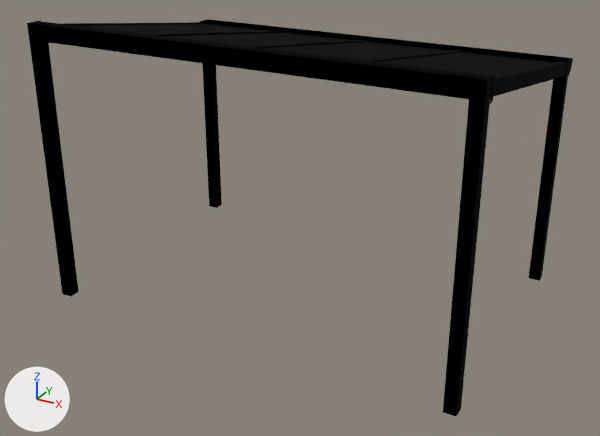
The glTF model models/Ribolla_4m_250.glb as it was, and as the next commit left it.
Both versions are drawn from a 50 mm camera at (5.55, -7.88, 3.99) aimed at (2.06, -1.52, 0.82). Lighting does not change. The marker at lower left points along +X, +Y and +Z. The picture after the commit comes second. Where no turn or scale is listed for an object, it has been applied to the vertices. Vertices at exactly the same position are counted once.

In view in the first picture: 'beam_centre_002', 'beam_end_left_003', 'beam_end_left_003.001', 'beam_wall_406_002', 'gutter_classic_002', 'gutter_round_002', 'post_ribolla_003', 'post_ribolla_004', 'post_ribolla_250_003', 'post_ribolla_250_003.001', 'roof_polycarbonate_002' and 4 more.
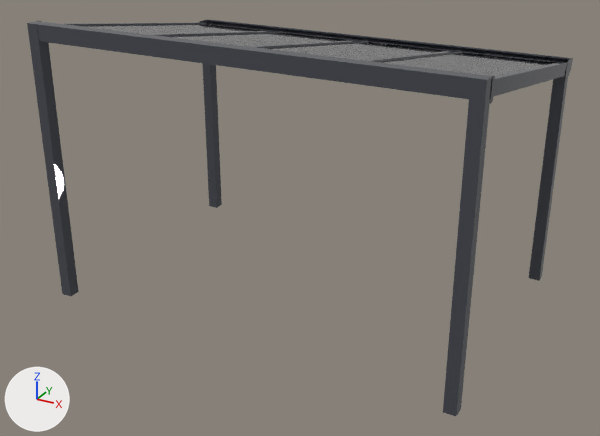
Location of each change, [x1, y1, x2, y2] in pixels of the pictures (600 x 436 px):
'beam_wall_406_002', recoloured (lighter): [31, 21, 491, 99] in both
'post_ribolla_250_003', recoloured (lighter): [443, 76, 492, 416] in both
'roof_polycarbonate_002', recoloured: [74, 24, 557, 76] in both
'post_ribolla_250_003.001', recoloured (lighter): [27, 22, 79, 296] in both
'post_ribolla_003', recoloured (lighter): [529, 77, 568, 281] in both
'post_ribolla_004', recoloured (lighter): [202, 63, 222, 208] in both
'gutter_round_002', recoloured: [207, 20, 571, 61] in both
'gutter_classic_002', recoloured: [207, 20, 573, 62] in both
part 1 of me_beam_centre_002, recoloured: [149, 31, 461, 61] in both
part 2 of me_beam_centre_002, recoloured: [157, 32, 463, 62] in both
part 3 of me_beam_end_left_003, recoloured: [64, 22, 567, 97] in both
part 4 of me_beam_end_left_003, recoloured: [77, 23, 206, 25] in both

What the commit changed:
Picture 'ral_7024basecolortexture.jpeg' (img_ral_7024basecolortexture_jpeg) is new.
Material 'ral_7024' (mat_ral_7024) is new.
Its texture is img_ral_7024basecolortexture_jpeg.
Its roughness is 0.0.
Material 'polycarb_glass' (mat_polycarb_glass) is new.
Its base color is (1.0, 1.0, 1.0) (white #ffffff).
Its roughness is 0.05.
Its transmission weight is 1.0.
me_beam_centre_002 has 1008 vertices, 2268 faces and spans x -3.04..-0.96, y -1.22..1.24, z -0.19..0.31.
me_beam_centre_002 is used by ob_beam_centre_002; location (4.03, -1.329, 2.314).
me_beam_centre_002 part 1: 1537 faces spanning x -3.03..-0.97, y -1.22..1.24, z -0.19..0.31 switch from mat_fallback_material (black #000000) to mat_ral_7024 (picture img_ral_7024basecolortexture_jpeg).
me_beam_centre_002 part 2: 624 faces spanning x -3.04..-0.96, y -1.2..1.24, z -0.08..0.31 switch from mat_fallback_material_001 (black #000000) to mat_ral_7024 (picture img_ral_7024basecolortexture_jpeg).
me_beam_end_left_003 has 380 vertices, 784 faces and spans x -122.0..124.0, y -3.0..3.0, z -19.0..31.0.
me_beam_end_left_003 is used by ob_beam_end_left_003; parent ob_node_3; location (0.0, 0.0, 0.0); scale (0.01, 0.01, 0.01).
me_beam_end_left_003 part 3: 643 faces spanning x -122.0..124.0, y -3.0..3.0, z -19.0..31.0 switch from mat_fallback_material (black #000000) to mat_ral_7024 (picture img_ral_7024basecolortexture_jpeg).
me_beam_end_left_003 part 4: 35 faces spanning x -120.0..124.0, y 2.0..3.0, z -10.0..31.0 switch from mat_fallback_material_001 (black #000000) to mat_ral_7024 (picture img_ral_7024basecolortexture_jpeg).
me_beam_wall_406_002 has 20 vertices, 40 faces and spans x -2.46..1.59, y 0.0..0.11, z -0.14..0.01.
me_beam_wall_406_002 no longer uses material mat_fallback_material (black #000000).
me_beam_wall_406_002 gains material mat_ral_7024 (picture img_ral_7024basecolortexture_jpeg).
me_gutter_classic_002 has 1480 vertices, 1478 faces and spans x -0.83..3.23, y 0.0..0.08, z -0.06..0.06.
me_gutter_classic_002 no longer uses material mat_fallback_material (black #000000).
me_gutter_classic_002 gains material mat_ral_7024 (picture img_ral_7024basecolortexture_jpeg).
me_gutter_round_002 has 548 vertices, 546 faces and spans x -0.83..3.23, y 0.0..0.07, z -0.07..0.07.
me_gutter_round_002 no longer uses material mat_fallback_material (black #000000).
me_gutter_round_002 gains material mat_ral_7024 (picture img_ral_7024basecolortexture_jpeg).
me_post_ribolla_003 has 16 vertices, 32 faces and spans x -0.11..0.0, y 0.0..0.11, z -1.63..0.49.
me_post_ribolla_003 no longer uses material mat_fallback_material (black #000000).
me_post_ribolla_003 gains material mat_ral_7024 (picture img_ral_7024basecolortexture_jpeg).
me_post_ribolla_004 has 16 vertices, 32 faces and spans x -4.06..-3.95, y 0.0..0.11, z -1.63..0.49.
me_post_ribolla_004 no longer uses material mat_fallback_material (black #000000).
me_post_ribolla_004 gains material mat_ral_7024 (picture img_ral_7024basecolortexture_jpeg).
me_post_ribolla_250_003 has 34 vertices, 68 faces and spans x 0.0..11.0, y -11.0..0.0, z -163.0..102.0.
me_post_ribolla_250_003 no longer uses material mat_fallback_material (black #000000).
me_post_ribolla_250_003 gains material mat_ral_7024 (picture img_ral_7024basecolortexture_jpeg).
me_roof_polycarbonate_002 has 2352 vertices, 5616 faces and spans x 0.0..3.98, y -1.22..1.22, z -0.19..0.2.
me_roof_polycarbonate_002 no longer uses material mat_fallback_material_002 (black #000000).
me_roof_polycarbonate_002 gains material mat_polycarb_glass (white #ffffff).
